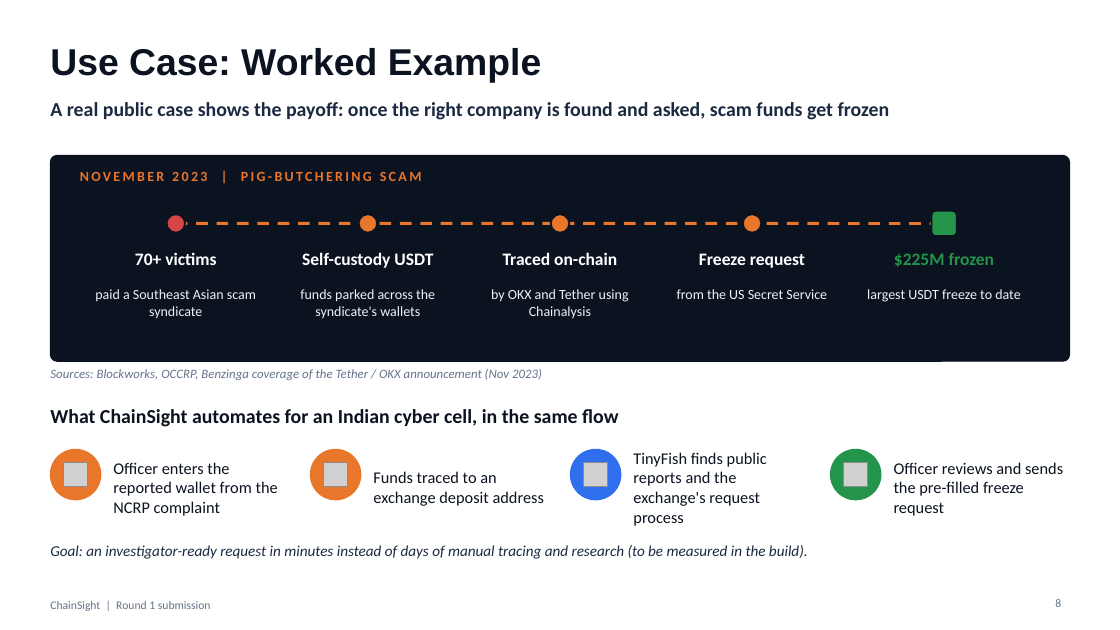
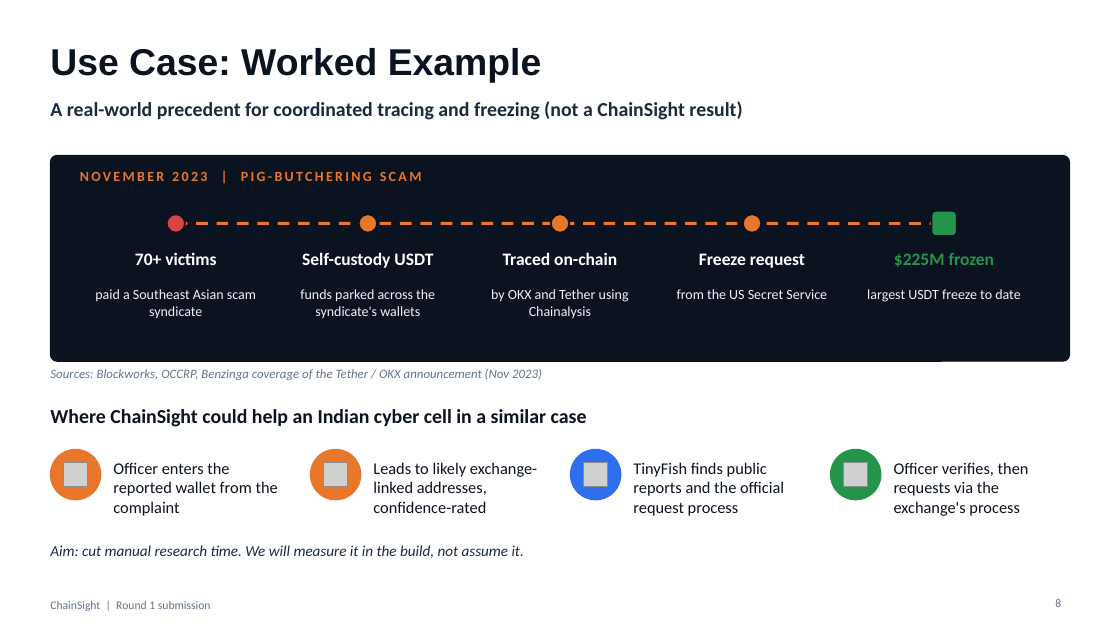
Before and after one commit to sharmaayush2506/ChainSight, a slide deck: slide 8 of docs/pitch/ChainSight_Round1_9slides.pptx. Drawn at 1120x630 pixels with LibreOffice and Linux fonts; fonts in the diff are those of the drawing; grey boxes stand for pictures. Boxes give left, top, right and bottom in pixels: in the first picture for what was removed or moved away, otherwise in the second. Text is boxed around its words. In the diff, an @@ line names an element or a change of style, - is before the commit and + after.

```diff
--- a/docs/pitch/ChainSight_Round1_9slides.pptx
+++ b/docs/pitch/ChainSight_Round1_9slides.pptx
@@ text at box(50, 101, 742, 120): text changed @@
-A real public case shows the payoff: once the right company is found and asked, scam funds get frozen
+A real-world precedent for coordinated tracing and freezing (not a ChainSight result)
@@ text at box(50, 409, 587, 427): text changed @@
-What ChainSight automates for an Indian cyber cell, in the same flow
+Where ChainSight could help an Indian cyber cell in a similar case
@@ text at box(113, 462, 278, 516): text changed @@
-Officer enters the reported wallet from the NCRP complaint
+Officer enters the reported wallet from the complaint
@@ text at box(373, 462, 537, 513): text changed @@
-Funds traced to an exchange deposit address
+Leads to likely exchange-linked addresses, confidence-rated
@@ text at box(633, 462, 784, 516): text changed @@
-TinyFish finds public reports and the exchange's request process
+TinyFish finds public reports and the official request process
@@ text at box(894, 462, 1029, 516): text changed @@
-Officer reviews and sends the pre-filled freeze request
+Officer verifies, then requests via the exchange's process
@@ text at box(50, 545, 524, 558): text changed @@
-Goal: an investigator-ready request in minutes instead of days of manual tracing and research (to be measured in the build).
+Aim: cut manual research time. We will measure it in the build, not assume it.
```
Also in this commit, not shown: 5 other slides changed, 2 slides added, 2 slides removed, 1 other file.
